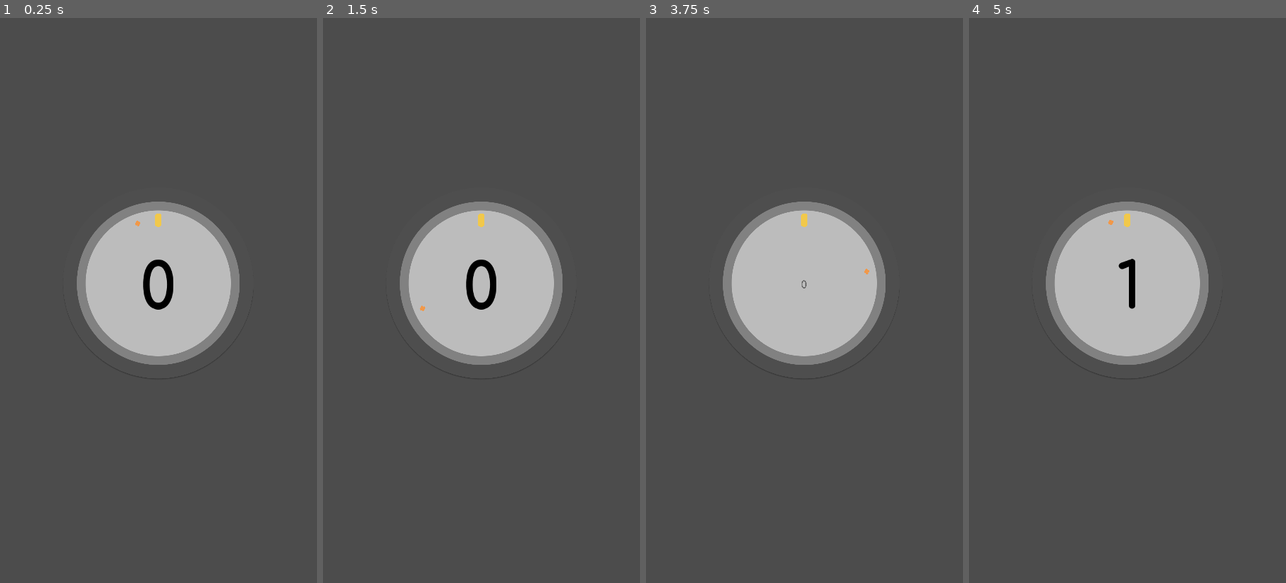
Above: before the commit, frames 1-4 (left to right).
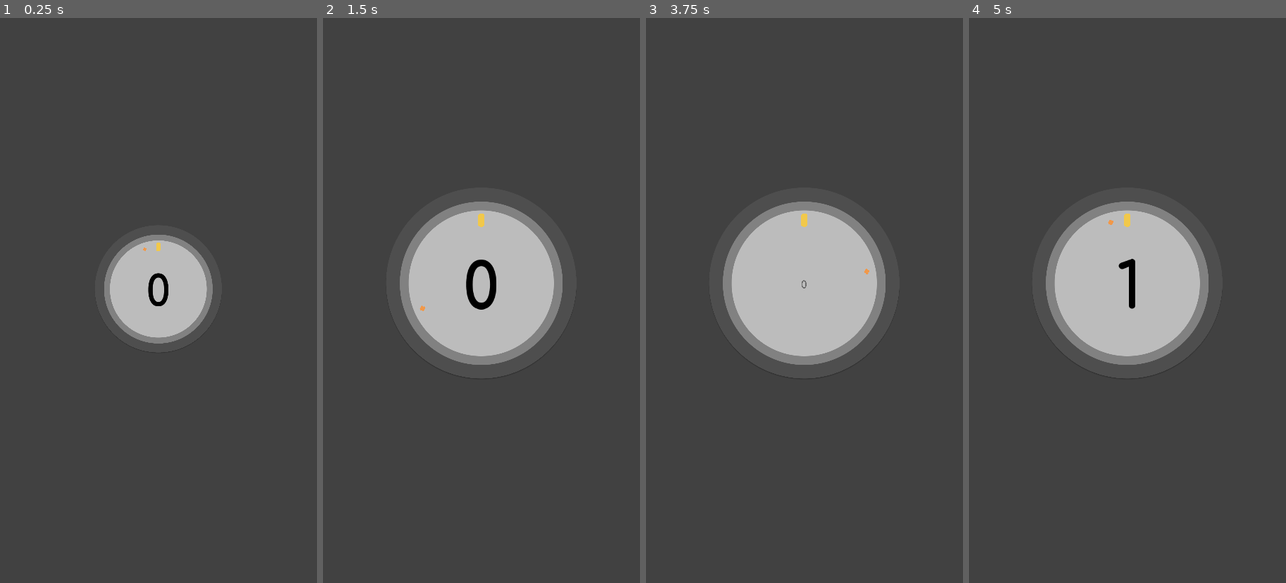
Above: after the commit, the same moments.

Repository: takecare/popthelock
Game: Godot game, scene res://scenes/Start.tscn
The game is run twice, just before and just after one commit, with the same random seed, the same clock (stepped at 60 frames per second) and the same inputs. Before the commit the project starts from res://scenes/Main.tscn. The engine's default icon, where the game draws it, is replaced by a stand-in: a white triangle on a blue panel in a dark square.
Inputs (mouse positions are in pixels of both pictures, inside the frame that each line leads up to):
- Up to frame 1 (0.25 s): no input
- Up to frame 2 (1.5 s): tap Enter at 0.5 s; move the mouse to (551, 272) at 0.52 s; click (551, 272) at 0.6 s; tap C at 0.8, 1.35 s; tap Space at 1.25 s; move the mouse to (418, 328) at 1.27 s
- Up to frame 3 (3.75 s): click (741, 328) at 1.55 s; tap Enter at 2 s; move the mouse to (836, 176) at 2.02 s; click (836, 176) at 2.1 s; tap C at 2.3, 2.85 s; move the mouse to (788, 413) at 2.77 s; click (788, 413) at 3.05 s; tap Space at 3.5 s; move the mouse to (899, 385) at 3.52 s; tap G at 3.6 s
- Up to frame 4 (5 s): tap C at 3.8 s; move the mouse to (1032, 215) at 4.27 s; tap H at 4.35 s; click (1032, 215) at 4.55 s

The runs differ from the first frame. In frame 1, 8.1% of the frame differs, in the area x 24-76%, y 32-62%; in frame 2, less than 0.1%; in frame 3, less than 0.1%; in frame 4, less than 0.1%.

Commit message:
add camera

Diff:
--- a/project.godot
+++ b/project.godot
@@ -45,7 +45,7 @@
 [application]
 
 config/name="Pop the Lock"
-run/main_scene="res://scenes/Main.tscn"
+run/main_scene="res://scenes/Start.tscn"
 config/icon="res://icon.png"
 
 [debug]
@@ -79,4 +79,5 @@
 
 [rendering]
 
+environment/default_clear_color=Color( 0.258824, 0.258824, 0.258824, 1 )
 environment/default_environment="res://default_env.tres"
--- a/scenes/Main.tscn
+++ b/scenes/Main.tscn
@@ -9,25 +9,37 @@
 [node name="Main" type="Node2D"]
 script = ExtResource( 3 )
 
-[node name="Lock" parent="." instance=ExtResource( 5 )]
+[node name="Camera" type="Camera2D" parent="."]
+position = Vector2( 360, 640 )
+current = true
+zoom = Vector2( 1.5, 1.5 )
+
+[node name="AnimationPlayer" type="AnimationPlayer" parent="Camera"]
+
+[node name="Game" type="Node2D" parent="."]
+__meta__ = {
+"_edit_lock_": true
+}
+
+[node name="Lock" parent="Game" instance=ExtResource( 5 )]
 margin_top = 384.0
 margin_bottom = 821.0
 
-[node name="Target" parent="." instance=ExtResource( 2 )]
+[node name="Target" parent="Game" instance=ExtResource( 2 )]
 position = Vector2( 360, 456 )
 scale = Vector2( 0.15, 0.15 )
 crosshairPath = NodePath("../Crosshair")
 
-[node name="Crosshair" parent="." instance=ExtResource( 1 )]
+[node name="Crosshair" parent="Game" instance=ExtResource( 1 )]
 position = Vector2( 368, 456 )
 scale = Vector2( 0.15, 0.15 )
 
-[node name="Score" parent="." instance=ExtResource( 4 )]
+[node name="Score" parent="Game" instance=ExtResource( 4 )]
 position = Vector2( 232, 524 )
 score = 0
 
-[connection signal="area_entered" from="Target" to="Target" method="_on_area_entered"]
-[connection signal="area_entered" from="Target" to="Crosshair" method="_on_Target_area_entered"]
-[connection signal="area_exited" from="Target" to="Crosshair" method="_on_Target_area_exited"]
-[connection signal="on_target_hit" from="Crosshair" to="." method="_on_Crosshair_target_hit"]
-[connection signal="on_target_missed" from="Crosshair" to="." method="_on_Crosshair_target_missed"]
+[connection signal="area_entered" from="Game/Target" to="Game/Crosshair" method="_on_Target_area_entered"]
+[connection signal="area_entered" from="Game/Target" to="Game/Target" method="_on_area_entered"]
+[connection signal="area_exited" from="Game/Target" to="Game/Crosshair" method="_on_Target_area_exited"]
+[connection signal="on_target_hit" from="Game/Crosshair" to="." method="_on_Crosshair_target_hit"]
+[connection signal="on_target_missed" from="Game/Crosshair" to="." method="_on_Crosshair_target_missed"]
--- /dev/null
+++ b/scenes/Start.tscn
@@ -0,0 +1,6 @@
+[gd_scene load_steps=2 format=2]
+
+[ext_resource path="res://scripts/Start.gd" type="Script" id=1]
+
+[node name="Start" type="Node2D"]
+script = ExtResource( 1 )
--- a/scripts/Main.gd
+++ b/scripts/Main.gd
@@ -19,11 +19,13 @@
 export(float) var step = 5
 export(float) var yOffset = 74
 
-onready var lock: Lock = $Lock
-onready var target: Target = $Target
-onready var crosshair: Crosshair = $Crosshair
+onready var camera: Camera2D = $Camera
 
-onready var score: Score = $Score
+onready var lock: Lock = $Game/Lock
+onready var target: Target = $Game/Target
+onready var crosshair: Crosshair = $Game/Crosshair
+
+onready var score: Score = $Game/Score
 
 onready var lockCenter: Vector2 = lock.center.global_position
 
@@ -56,16 +58,23 @@
 func increase_level() -> void:
   level += 1
   rot += 10
-  target.set_rotation_around(lockCenter, rot) #randi() % 360
+  target.set_rotation_around(lockCenter, randi() % 360) #
 
 func _on_Crosshair_target_missed() -> void:
   #crosshairRotationDirection = -1 if rand_range(0, 1) > 0.5 else 1
   print("> MISSED!")
+  # TODO go to menu
   score.reset()
-  reset_target()
+  reset_target() # not working!
 
 func reset_target() -> void:
   score.reset()
   target.set_rotation_around(lockCenter, 0)
   # ^ it seems that rotation is cumulative so when we call set_rotation_arount(x)
   # we're just adding to the rotation that is already there
+
+func _unhandled_key_input(event: InputEventKey) -> void:
+  if event.echo || event.pressed: return
+  if event.scancode == KEY_C:
+    camera.zoom = Vector2(1, 1)
+    get_tree().set_input_as_handled()
--- /dev/null
+++ b/scripts/Start.gd
@@ -0,0 +1,5 @@
+extends Node2D
+
+func _ready() -> void:
+  # TODO splash screen with logo
+  get_tree().change_scene("res://scenes/Main.tscn")
--- a/scripts/Target.gd
+++ b/scripts/Target.gd
@@ -1,4 +1,9 @@
 class_name Target extends "Rotatable.gd"
+
+# adding collision shapes to the side would possible enable us to determine
+# how much of the crosshair was inside vs outside when the player clicks/taps
+# thus enabling us to score that hit on an arbitrary scale, instead of just
+# hit vs miss
 
 export(NodePath) var crosshairPath = null
 onready var crosshair = get_node(crosshairPath) if crosshairPath != null else null
